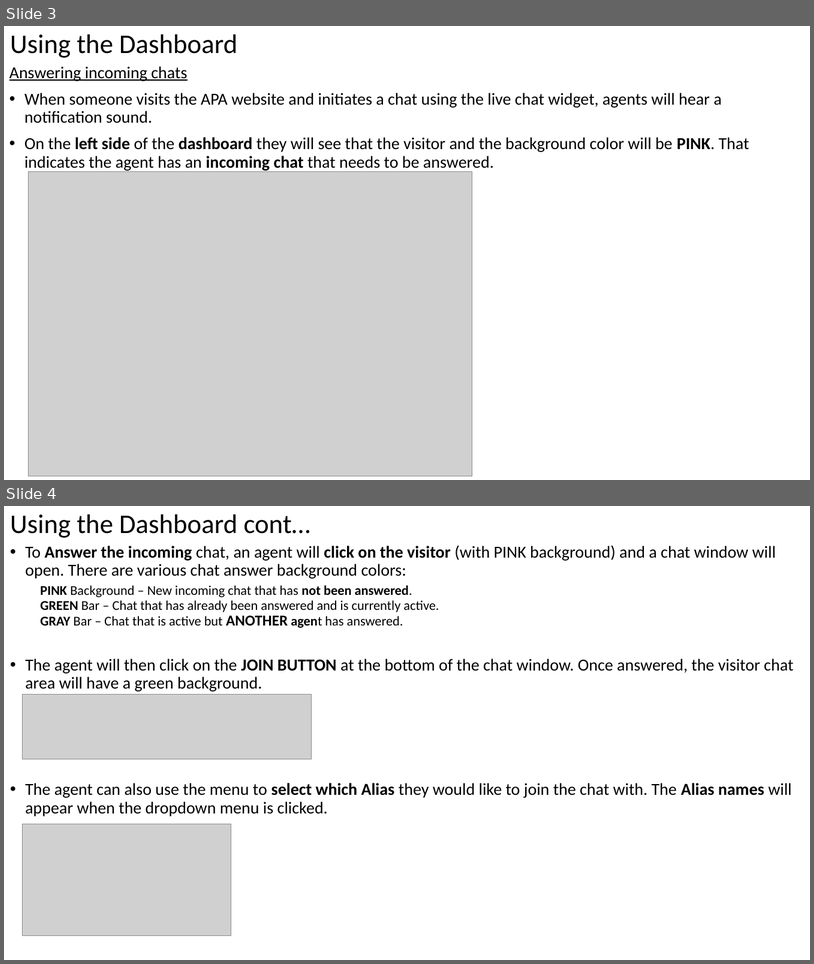
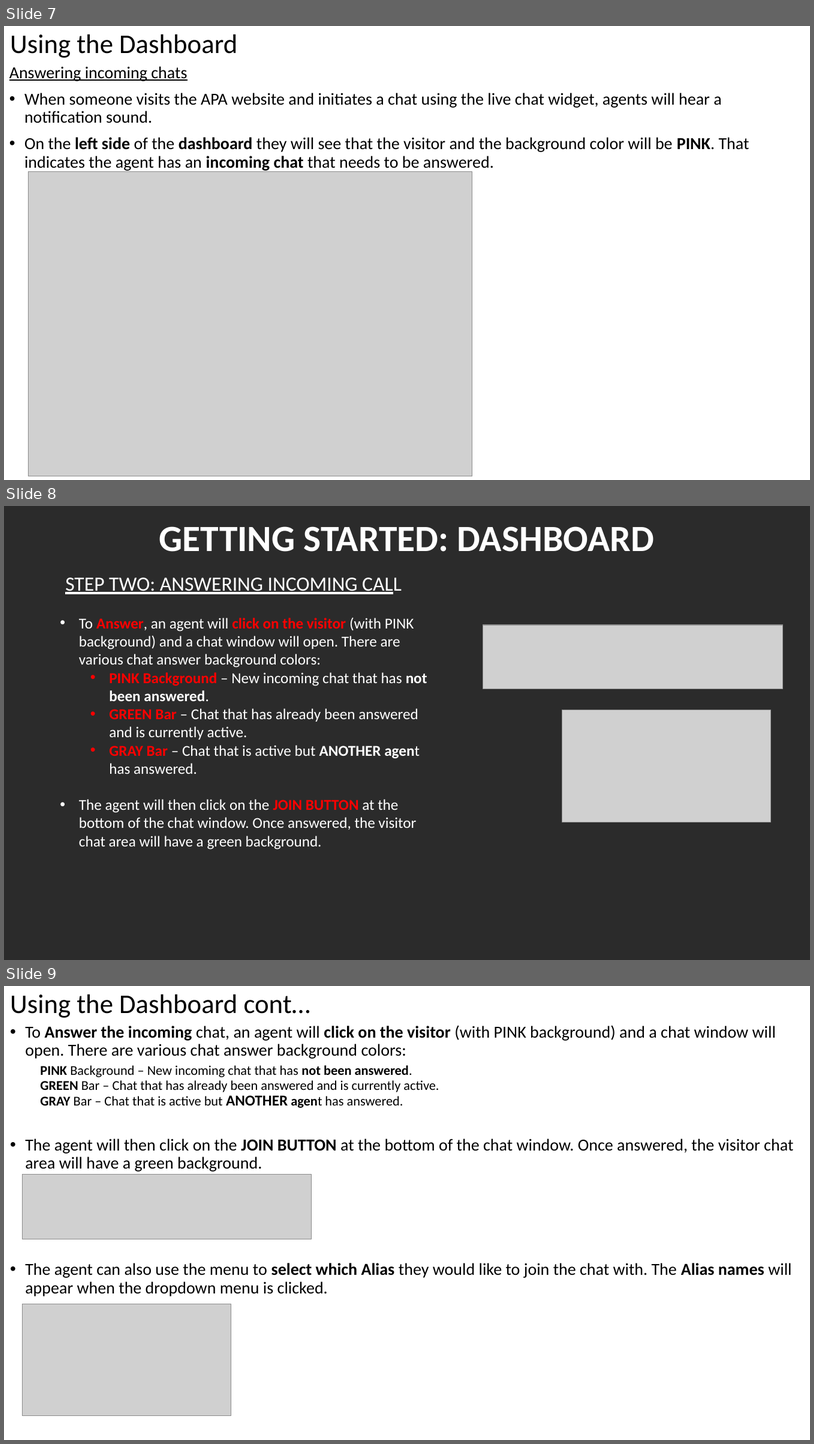
Before and after one commit to peterchege/platform, a slide deck: Tawt to documentation report.pptx. Shown one above the other, each under a label of ours: slides 3 and 4 before the commit, slides 7, 8 and 9 after it. The pictures are 814x964 and 814x1444 pixels, drawn with LibreOffice and Linux fonts; fonts in the diff are those of the drawing; grey boxes stand for pictures; background and template pictures are left out; a plain dark background stands for a picture behind light text. Boxes give left, top, right and bottom in pixels: in the first picture for what was removed or moved away, otherwise in the second. Text is boxed around its words. In the diff, an @@ line names an element or a change of style, - is before the commit and + after.

```diff
--- a/Tawt to documentation report.pptx
+++ b/Tawt to documentation report.pptx
@@ slide 8 added at [4,506,810,960], background picture (left out) @@
@@ title added at [159,526,654,552], 44 pt, text #FFFFFF, bold @@
+GETTING STARTED: DASHBOARD
@@ text added at [65,577,402,594], 24 pt, text #FFFFFF, underline @@
+STEP TWO: ANSWERING INCOMING CALL
@@ text added at [79,618,428,849], 18 pt, text #FFFFFF @@
+• To Answer, an agent will click on the visitor (with PINK background) and a chat window will open. There are various chat answer background colors:
+  • PINK Background – New incoming chat that has not been answered.
+  • GREEN Bar – Chat that has already been answered and is currently active.
+  • GRAY Bar – Chat that is active but ANOTHER agent has answered.
+• The agent will then click on the JOIN BUTTON at the bottom of the chat window. Once answered, the visitor chat area will have a green background.
@@ picture added at [483,625,783,688] @@
@@ picture added at [563,710,771,822] @@
@@ what was slide 3 is now slide 7 @@
@@ what was slide 4 is now slide 9 @@
```
Also in this commit, not shown: 4 other slides added.
